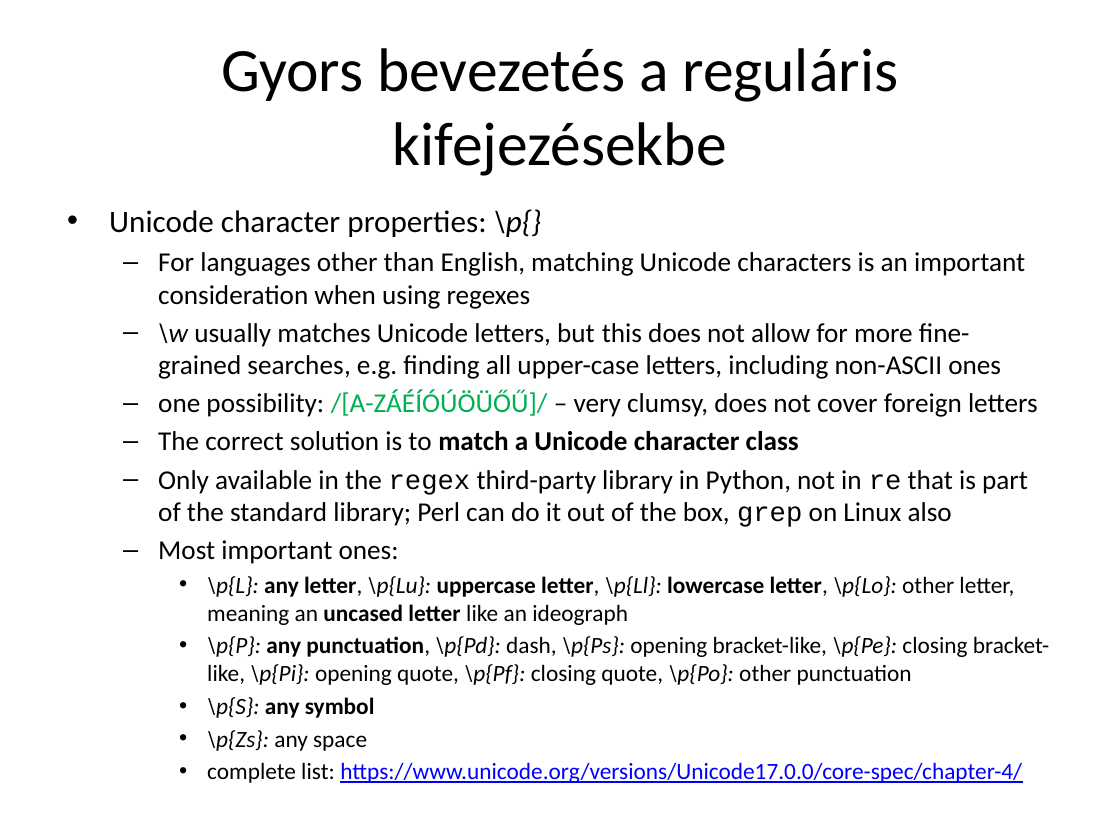
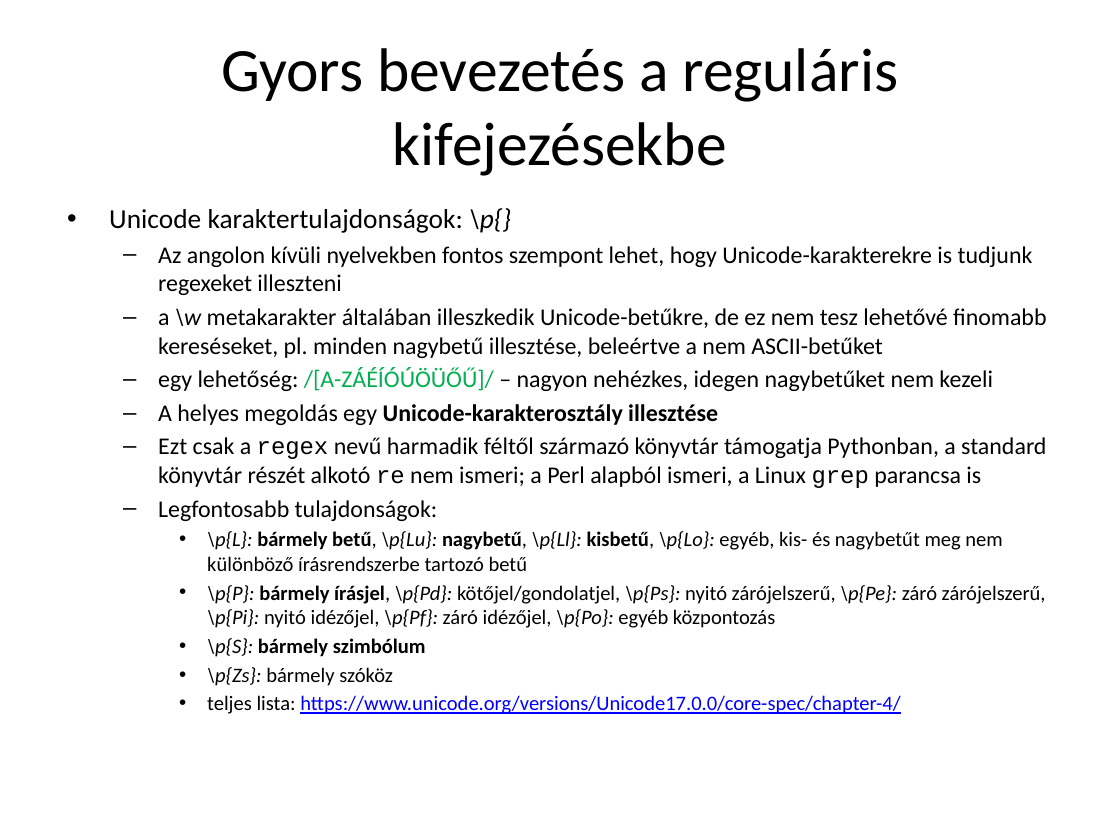
Before and after one commit to Clinical-Bioinformatics-Debrecen/nlp_magyar_2025, a slide deck: slide 25 of 2.pptx. Drawn at 1120x840 pixels with LibreOffice and Linux fonts; fonts in the diff are those of the drawing. Boxes give left, top, right and bottom in pixels: in the first picture for what was removed or moved away, otherwise in the second. Text is boxed around its words. In the diff, an @@ line names an element or a change of style, - is before the commit and + after.

```diff
--- a/2.pptx
+++ b/2.pptx
@@ text at (109,208,1046,714): text changed; size 17.5 to 15.4 pt @@
-• Unicode character properties: \p{}
-  – For languages other than English, matching Unicode characters is an important consideration when using regexes
-  – \w usually matches Unicode letters, but this does not allow for more fine-grained searches, e.g. finding all upper-case letters, including non-ASCII ones
-  – one possibility: /[A-ZÁÉÍÓÚÖÜŐŰ]/ – very clumsy, does not cover foreign letters
-  – The correct solution is to match a Unicode character class
-  – Only available in the regex third-party library in Python, not in re that is part of the standard library; Perl can do it out of the box, grep on Linux also
-  – Most important ones:
-    • \p{L}: any letter, \p{Lu}: uppercase letter, \p{Ll}: lowercase letter, \p{Lo}: other letter, meaning an uncased letter like an ideograph
-    • \p{P}: any punctuation, \p{Pd}: dash, \p{Ps}: opening bracket-like, \p{Pe}: closing bracket-like, \p{Pi}: opening quote, \p{Pf}: closing quote, \p{Po}: other punctuation
-    • \p{S}: any symbol
-    • \p{Zs}: any space
-    • complete list: https://www.unicode.org/versions/Unicode17.0.0/core-spec/chapter-4/
+• Unicode karaktertulajdonságok: \p{}
+  – Az angolon kívüli nyelvekben fontos szempont lehet, hogy Unicode-karakterekre is tudjunk regexeket illeszteni
+  – a \w metakarakter általában illeszkedik Unicode-betűkre, de ez nem tesz lehetővé finomabb kereséseket, pl. minden nagybetű illesztése, beleértve a nem ASCII-betűket
+  – egy lehetőség: /[A-ZÁÉÍÓÚÖÜŐŰ]/ – nagyon nehézkes, idegen nagybetűket nem kezeli
+  – A helyes megoldás egy Unicode-karakterosztály illesztése
+  – Ezt csak a regex nevű harmadik féltől származó könyvtár támogatja Pythonban, a standard könyvtár részét alkotó re nem ismeri; a Perl alapból ismeri, a Linux grep parancsa is
+  – Legfontosabb tulajdonságok:
+    • \p{L}: bármely betű, \p{Lu}: nagybetű, \p{Ll}: kisbetű, \p{Lo}: egyéb, kis- és nagybetűt meg nem különböző írásrendszerbe tartozó betű
+    • \p{P}: bármely írásjel, \p{Pd}: kötőjel/gondolatjel, \p{Ps}: nyitó zárójelszerű, \p{Pe}: záró zárójelszerű, \p{Pi}: nyitó idézőjel, \p{Pf}: záró idézőjel, \p{Po}: egyéb központozás
+    • \p{S}: bármely szimbólum
+    • \p{Zs}: bármely szóköz
+    • teljes lista: https://www.unicode.org/versions/Unicode17.0.0/core-spec/chapter-4/
```
Also in this commit, not shown: 6 other slides changed.
